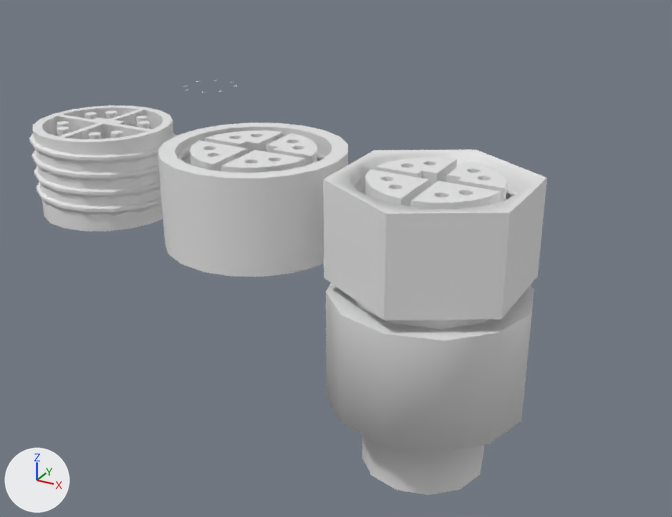
Two versions of the Blender file Objects/Technical_Installations/connectors_and_cables.blend, one commit apart.
The view is the same before and after, from a 50 mm camera at (0.314, -0.761, 0.278) aimed at (-0.242, 0.25, -0.228). The axes (+X, +Y, +Z) are drawn at lower left. The lights are the same throughout.

In view in the first picture: 'Screw External', 'Screw Internal.001', 'cable connector bottom (curves)', 'socket base female', 'socket base female (mesh)', 'socket base male'.
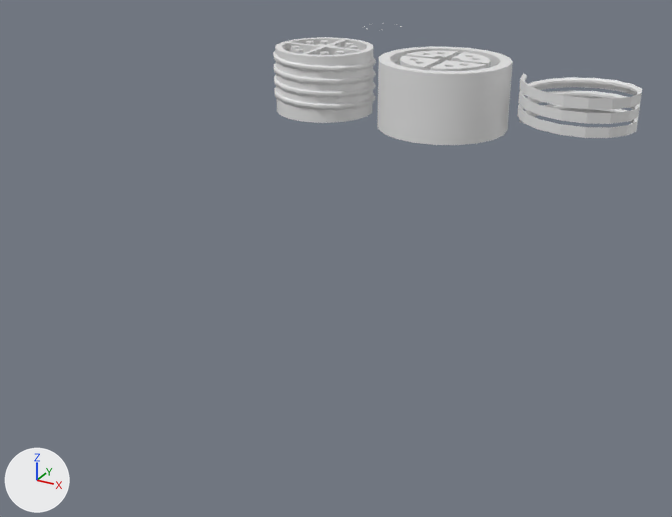
Changed parts and their boxes [x1, y1, x2, y2] in the pictures (672 x 517 px):
'socket base female', moved
    before: [158, 123, 348, 277]
    after: [377, 46, 513, 145]
'socket base female (mesh)', hidden
    before: [323, 150, 547, 320]
'cable connector bottom (curves)', hidden
    before: [326, 283, 534, 495]
'socket base male', moved
    before: [33, 105, 174, 231]
    after: [275, 37, 373, 123]
'Screw External', moved
    before: [29, 134, 177, 216]
    after: [273, 51, 376, 111]
'Screw Internal.001', moved
    before: [350, 174, 517, 200]
    after: [517, 73, 642, 138]
'Screw Internal', moved
    before: [177, 144, 326, 165]
    after: [392, 59, 397, 64]

The edits, one by one:
Object 'ring + separator female' (ob_ring___separator_female) moves from (-0.2, 0.2, 0.0) to (-0.2, 0.7, 0.0).
Object 'ring + separator male' (ob_ring___separator_male) moves from (-0.4, 0.2, 0.0) to (-0.4, 0.7, 0.0).
Object 'ring (low poly)' (ob_ring__low_poly) moves from (0.0, 0.2, 0.0) to (0.0, 0.7, 0.0).
Object 'socket base female' (ob_socket_base_female) moves from (-0.2, 0.0, 0.0) to (-0.2, 0.5, 0.0).
Object 'socket base male' (ob_socket_base_male) moves from (-0.4, 0.0, 0.0) to (-0.4, 0.5, 0.0).
Object 'socket base female (mesh)' (ob_socket_base_female__mesh) moves from (0.0, 0.0, -0.1) to (0.0, 0.5, -0.1).
Object 'socket base female (mesh)' (ob_socket_base_female__mesh) is now hidden.
Object 'Screw Internal.001' (ob_screw_internal_001) moves from (0.0, 0.0, 0.0) to (0.0, 0.5, 0.0).
Object 'cable connector bottom (curves)' (ob_cable_connector_bottom__curves) moves from (0.0, 0.0, -0.1) to (0.0, 0.5, -0.1).
Object 'cable connector bottom (curves)' (ob_cable_connector_bottom__curves) is now hidden.
